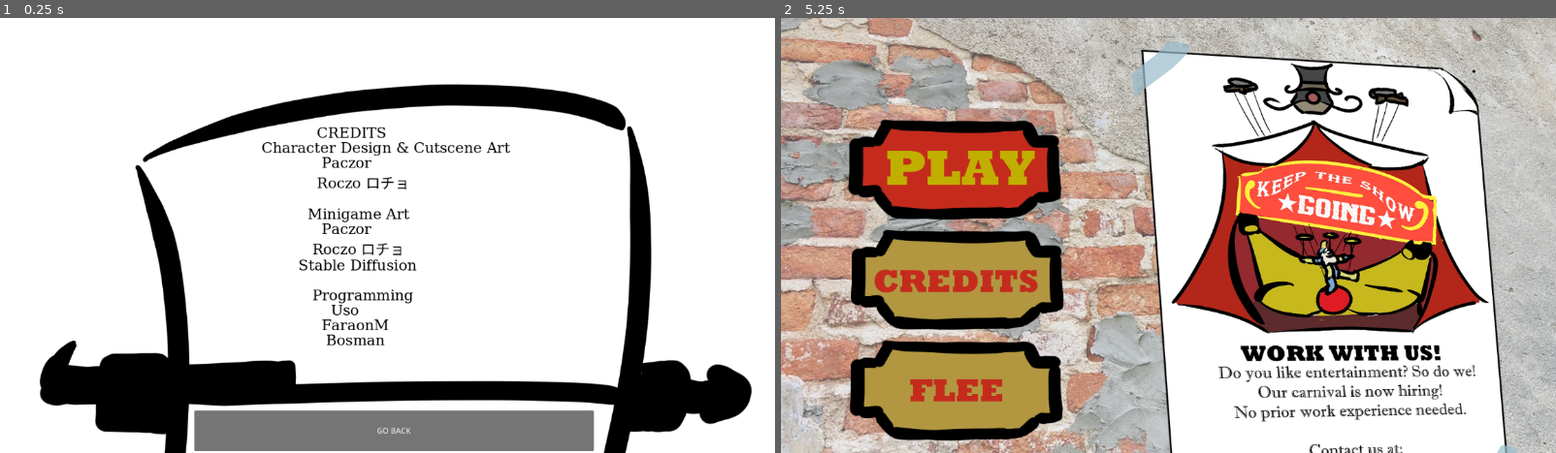
Above: before the commit, frames 1-2 (left to right).
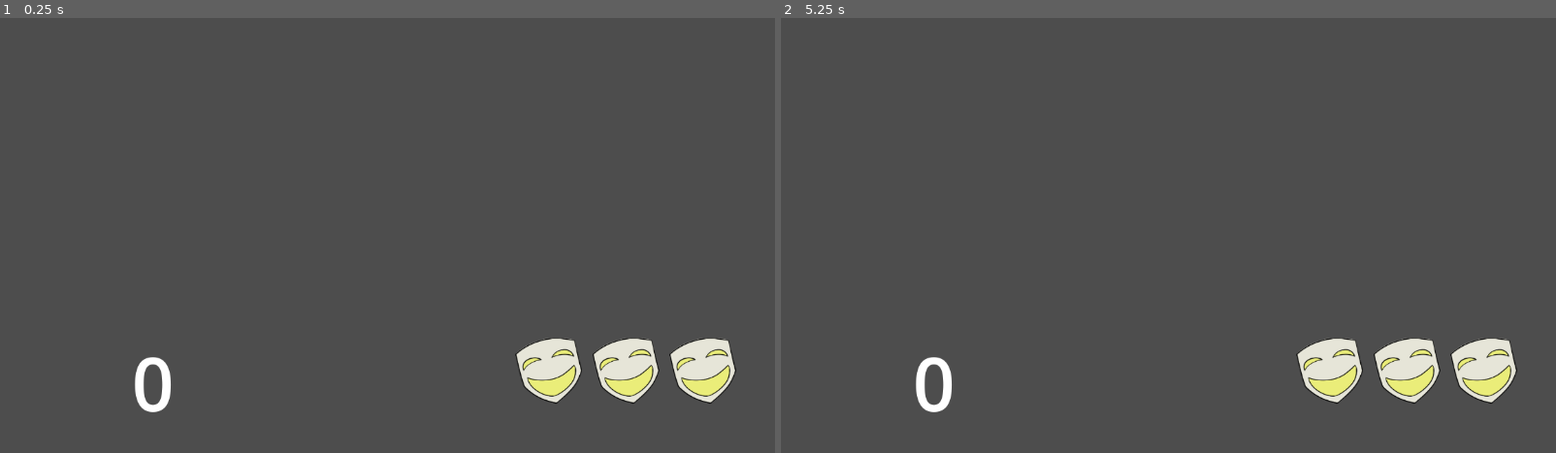
Above: after the commit, the same moments.

Repository: frytkisasmaczne/war
Game: Godot game, scene res://root.tscn
Same seed, same stepped clock (60 frames per second), same inputs: the game is played once before the commit and once after it. Video files are missing from this copy of the repository; at most half a second of black plays in their place.
Inputs (mouse positions are in pixels of both pictures, inside the frame that each line leads up to):
- Up to frame 1 (0.25 s): no input
- Up to frame 2 (5.25 s): click (951, 170) at 0.52 s; click (951, 170) at 1.27 s; click (959, 392) at 2.02 s; click (959, 392) at 2.77 s; click (951, 170) at 3.52 s; click (959, 392) at 4.27 s; click (1176, 431) at 5 s, where only the run before the commit has a clickable "GO BACK"

The runs differ from the first frame. In frame 1, 99% of the frame differs, in the area x 0-100%, y 0-100%; in frame 2, 99%.

Commit message:
Zycia i wynik

Diff:
--- a/root.gd
+++ b/root.gd
@@ -57,12 +57,21 @@
 		$transitions/VideoStreamPlayer.stream = succ
 		$transitions/VideoStreamPlayer.visible = true
 		$transitions/VideoStreamPlayer.play()
+		$transitions/VideoStreamPlayer/score.text = str(score)
 	else:
 		$transitions/VideoStreamPlayer.stream = fail
 		$transitions/VideoStreamPlayer.visible = true
 		$transitions/VideoStreamPlayer.play()
 		hp -= 1
-		if hp <= 0:
+		if hp == 2:
+			$transitions/VideoStreamPlayer/maski/Sprite2D3.texture = load("res://assets/Mask_Failure.png")
+			$transitions/VideoStreamPlayer/maski/Sprite2D3.modulate.a = 0.5
+		elif hp == 1:
+			$transitions/VideoStreamPlayer/maski/Sprite2D2.texture = load("res://assets/Mask_Failure.png")
+			$transitions/VideoStreamPlayer/maski/Sprite2D2.modulate.a = 0.5
+		elif hp <= 0:
+			$transitions/VideoStreamPlayer/maski/Sprite2D.texture = load("res://assets/Mask_Failure.png")
+			$transitions/VideoStreamPlayer/maski/Sprite2D.modulate.a = 0.5
 			gameend()
 			return
 	$curtain/AnimationPlayer.play_backwards("curtain")
--- a/root.tscn
+++ b/root.tscn
@@ -16,6 +16,8 @@
 [ext_resource type="Texture2D" uid="uid://cx7o4ckkrcs2d" path="res://assets/main_menu/button_play.png" id="13_7qkix"]
 [ext_resource type="Texture2D" uid="uid://beyk3hst1rqo7" path="res://assets/main_menu/button_flee_hover.png" id="14_5bjcu"]
 [ext_resource type="Texture2D" uid="uid://clyyhq3gdamvy" path="res://assets/main_menu/button_flee.png" id="14_uooaq"]
+[ext_resource type="Texture2D" uid="uid://dkux2rgbckfqg" path="res://assets/Mask_Regular.png" id="16_6yi32"]
+[ext_resource type="SystemFont" uid="uid://gnqjn0e32aeu" path="res://assets/oldenglish.tres" id="16_hyp58"]
 [ext_resource type="Texture2D" uid="uid://jmxuv0b81jka" path="res://assets/curtain_left.png" id="16_wg2r3"]
 [ext_resource type="Texture2D" uid="uid://b0k2tymbd4s54" path="res://assets/infinite_monkey_theorem_paper.png" id="17_d5qji"]
 [ext_resource type="Texture2D" uid="uid://bu1nyri22vewf" path="res://assets/curtain_right.png" id="17_mem2j"]
@@ -103,7 +105,33 @@
 offset_right = 40.0
 offset_bottom = 40.0
 
+[node name="score" type="Label" parent="transitions/VideoStreamPlayer"]
+layout_mode = 0
+offset_left = 196.0
+offset_top = 468.0
+offset_right = 252.0
+offset_bottom = 579.0
+theme_override_fonts/font = ExtResource("16_hyp58")
+theme_override_font_sizes/font_size = 110
+text = "0"
+
+[node name="maski" type="Node2D" parent="transitions/VideoStreamPlayer"]
+position = Vector2(1044, 525)
+scale = Vector2(0.66, 0.66)
+
+[node name="Sprite2D" type="Sprite2D" parent="transitions/VideoStreamPlayer/maski"]
+texture = ExtResource("16_6yi32")
+
+[node name="Sprite2D2" type="Sprite2D" parent="transitions/VideoStreamPlayer/maski"]
+position = Vector2(-173, 0)
+texture = ExtResource("16_6yi32")
+
+[node name="Sprite2D3" type="Sprite2D" parent="transitions/VideoStreamPlayer/maski"]
+position = Vector2(-347, 0)
+texture = ExtResource("16_6yi32")
+
 [node name="Control" type="Control" parent="."]
+visible = false
 layout_mode = 3
 anchors_preset = 0
 offset_right = 40.0
@@ -143,6 +171,7 @@
 icon = ExtResource("14_uooaq")
 
 [node name="Popup" type="Control" parent="Control"]
+visible = false
 anchors_preset = 0
 offset_right = 1610.0
 offset_bottom = 903.0
@@ -154,6 +183,7 @@
 texture = ExtResource("17_d5qji")
 
 [node name="creditsText" type="RichTextLabel" parent="Control/Popup"]
+layout_mode = 0
 offset_left = 540.268
 offset_top = 223.607
 offset_right = 1266.27
@@ -179,6 +209,7 @@
 fit_content = true
 
 [node name="back" type="Button" parent="Control/Popup"]
+layout_mode = 0
 offset_left = 401.0
 offset_top = 812.0
 offset_right = 1226.0
Not shown: 1 places in root.tscn that only renumber resources
